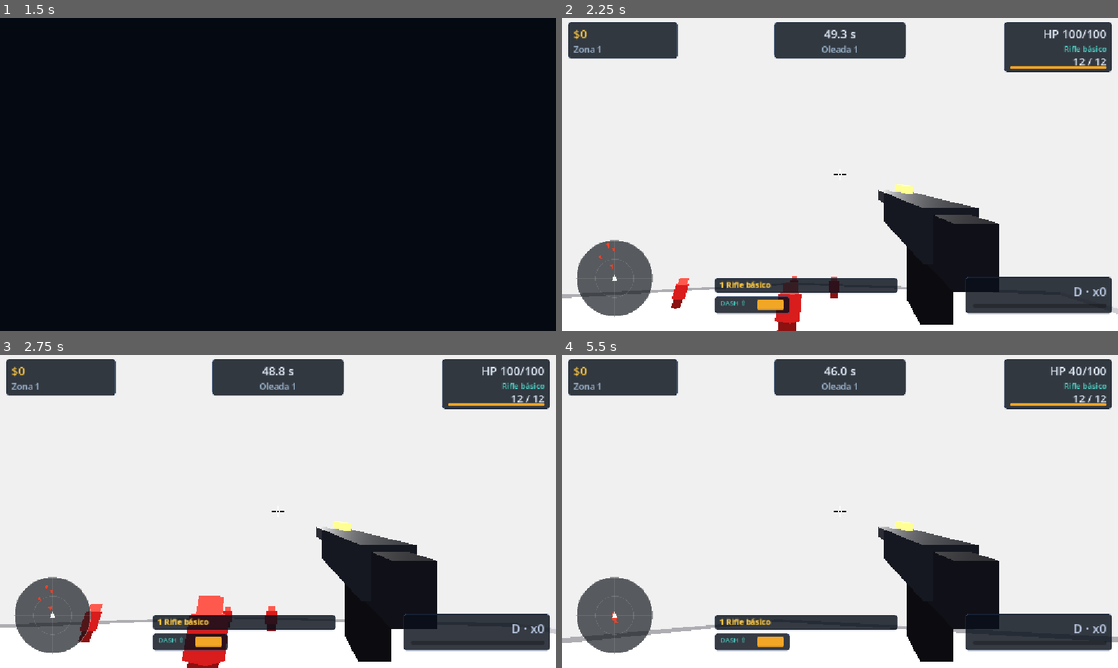
Above: before the commit, frames 1-4 (two rows, left to right).
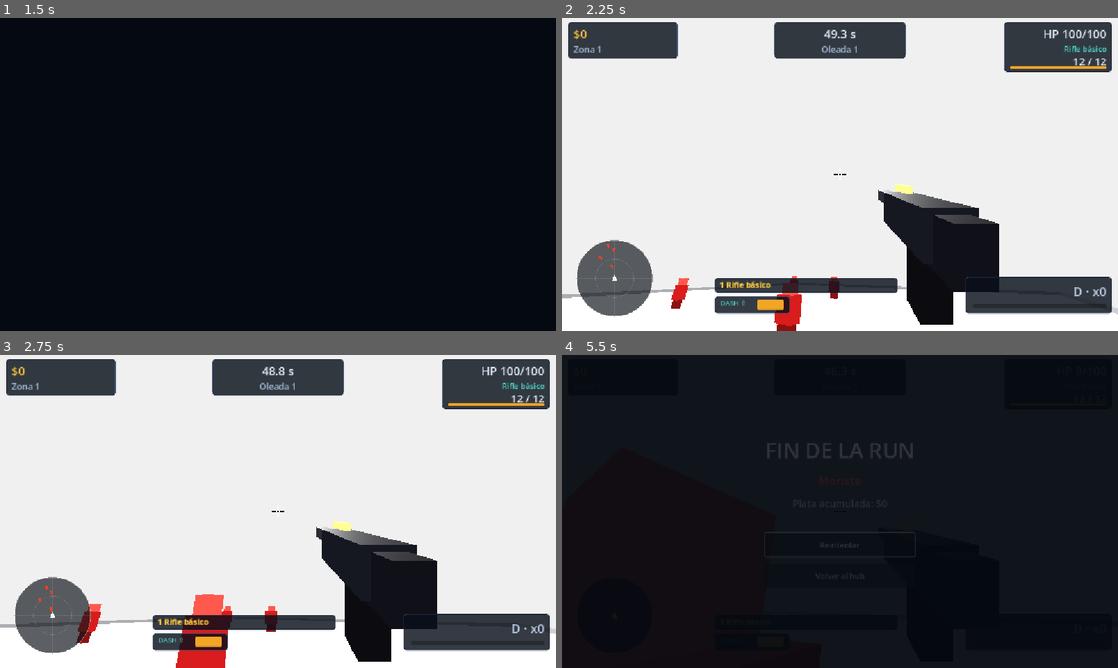
Above: after the commit, the same moments.

Repository: Veilen1/Deadline
Game: Godot game, scene res://scenes/ui/main_menu.tscn
Same seed, same stepped clock (60 frames per second), same inputs: the game is played once before the commit and once after it.
Inputs (mouse positions are in pixels of both pictures, inside the frame that each line leads up to):
- Up to frame 1 (1.5 s): click "Jugar" at 0.5 s; click "Jugar" at 1.25 s
- Up to frame 2 (2.25 s): tap Enter at 2 s; move the mouse to (867, 174) at 2.02 s; hold W (move_forward) from 2.03 s (still down); tap Space (jump) at 2.1 s
- Up to frame 3 (2.75 s): keep holding W (move_forward); tap Space (jump) at 2.27, 2.57 s
- Up to frame 4 (5.5 s): keep holding W (move_forward); move the mouse to (812, 511) at 2.77 s; click (812, 511) at 2.85 s; tap Space (jump) at 3.02, 3.05, 3.32, 3.8, 4.52, 4.55, 4.82, 5.27, 5.3 s; move the mouse to (851, 505) at 3.52 s; tap Shift at 3.6 s; move the mouse to (834, 517) at 4.27 s; tap Ctrl at 4.35 s; move the mouse to (878, 514) at 5.02 s; tap 1 at 5.1 s

Frame 1 is identical in both runs. In frame 2, less than 0.1% of the frame differs, in the area x 6-50%, y 71-100%; in frame 3, 0.4%; in frame 4, 95%, in the area x 0-100%, y 0-100%.

Commit message:
balance(enemies): subir velocidad dano y ritmo de oleadas

Diff:
--- a/scenes/actors/enemies/elite_enemy.gd
+++ b/scenes/actors/enemies/elite_enemy.gd
@@ -9,10 +9,10 @@
 enum State { CHASE, TELEGRAPH, JUMP, RECOVER }
 
 @export_group("Elite Jump")
-@export var jump_interval: float = 3.5
+@export var jump_interval: float = 3.0
 @export var jump_trigger_range: float = 12.0
 @export var jump_radius: float = 3.5
-@export var jump_damage: float = 30.0
+@export var jump_damage: float = 36.0
 @export var jump_height: float = 3.0
 @export var air_time: float = 0.55
 @export var recover_time: float = 0.5
--- a/scenes/actors/enemies/elite_shooter_enemy.tscn
+++ b/scenes/actors/enemies/elite_shooter_enemy.tscn
@@ -8,8 +8,8 @@
 script = ExtResource("2_elite")
 max_health = 700.0
 move_speed = 2.0
-shot_interval = 1.5
-projectile_damage = 18.0
+shot_interval = 1.3
+projectile_damage = 22.0
 preferred_min_distance = 7.0
 preferred_max_distance = 13.0
 
--- a/scenes/actors/enemies/enemy_base.gd
+++ b/scenes/actors/enemies/enemy_base.gd
@@ -1,7 +1,7 @@
 extends CharacterBody3D
 
 @export_group("Movement")
-@export var move_speed: float = 3.0
+@export var move_speed: float = 3.5
 @export var gravity: float = 20.0
 @export var stop_distance: float = 1.5
 
@@ -9,9 +9,9 @@
 @export var max_health: float = 100.0
 
 @export_group("Attack")
-@export var attack_range: float = 2.0
-@export var attack_damage: float = 15.0
-@export var attack_cooldown: float = 0.7
+@export var attack_range: float = 2.2
+@export var attack_damage: float = 18.0
+@export var attack_cooldown: float = 0.6
 
 @export_group("Zone Multipliers")
 @export var damage_mult_head: float = 2.5
--- a/scenes/actors/enemies/ranged_enemy.gd
+++ b/scenes/actors/enemies/ranged_enemy.gd
@@ -12,11 +12,11 @@
 @export var preferred_min_distance: float = 6.0
 @export var preferred_max_distance: float = 11.0
 @export var strafe_speed_multiplier: float = 0.75
-@export var shot_interval: float = 2.2
-@export var charge_time: float = 0.55
+@export var shot_interval: float = 1.9
+@export var charge_time: float = 0.5
 @export var recover_time: float = 0.25
-@export var projectile_speed: float = 19.0
-@export var projectile_damage: float = 12.0
+@export var projectile_speed: float = 22.0
+@export var projectile_damage: float = 14.0
 @export var projectile_lifetime: float = 3.5
 @export var aim_height: float = 0.9
 
